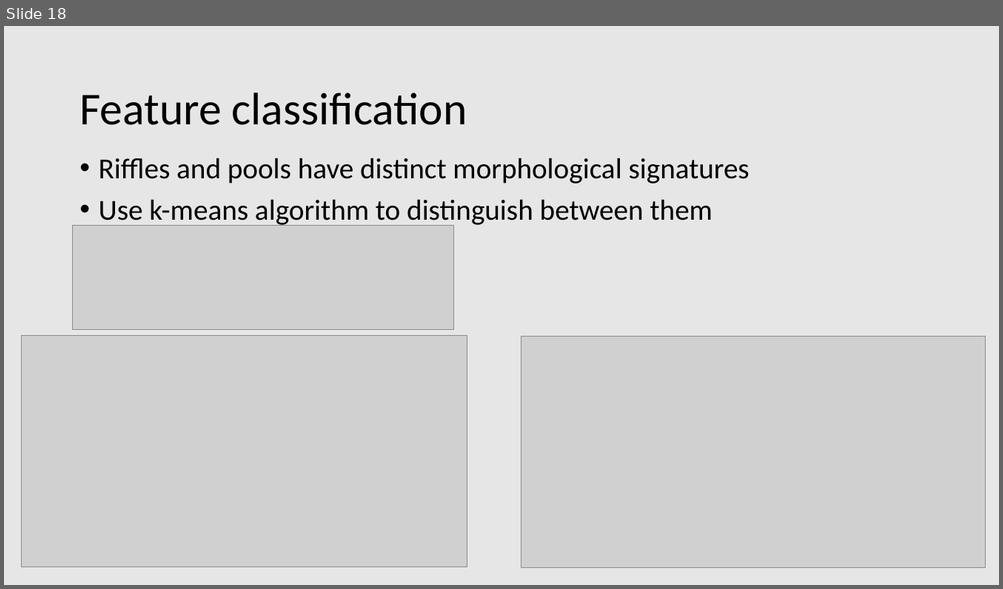
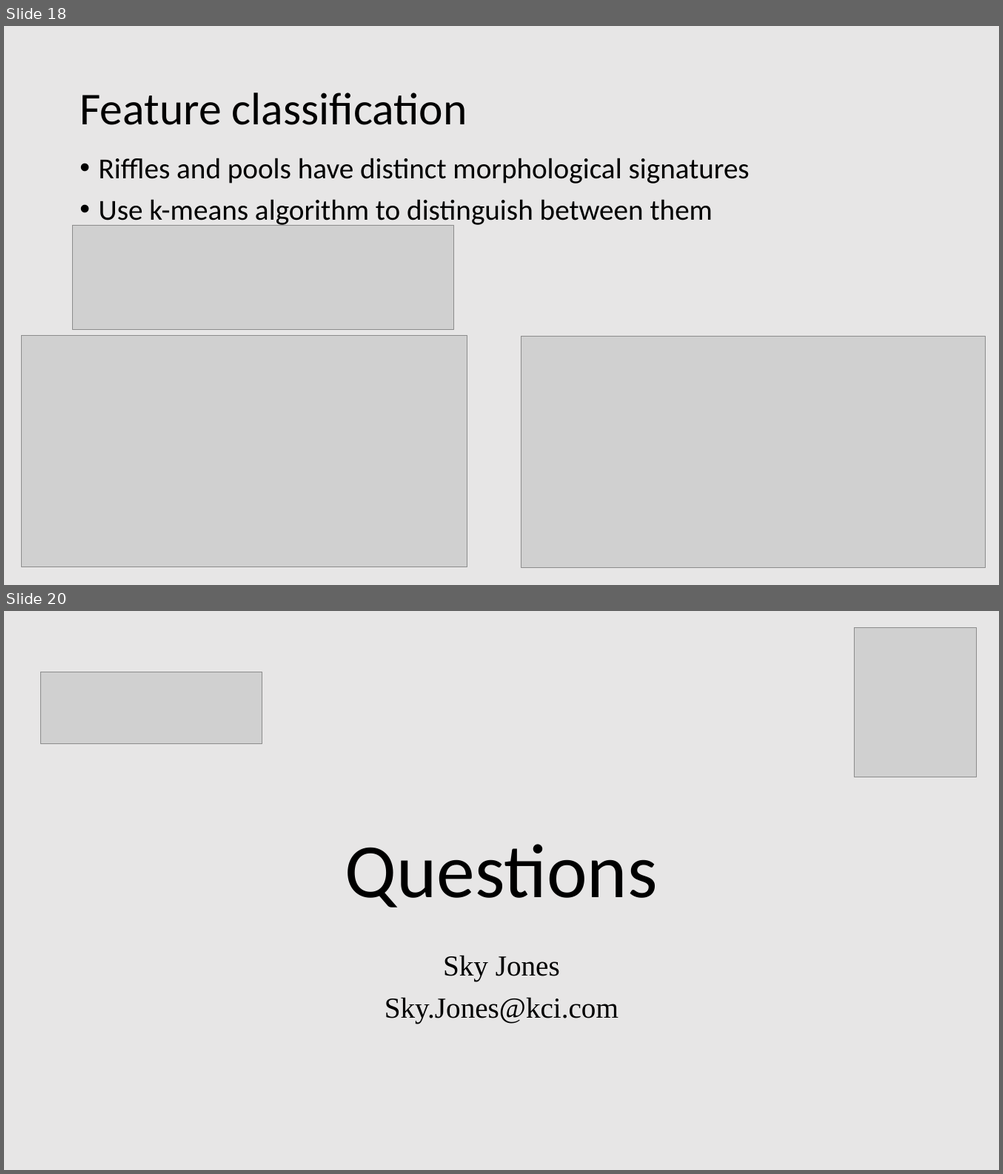
Before and after one commit to rsjones94/presentation-materials, a slide deck: TNAWRA_4-10-2019/jones_randall_pyfluv.pptx. Shown one above the other, each under a label of ours: slide 18 before the commit, slides 18 and 20 after it; the slides between them are not shown. The pictures are 1003x589 and 1003x1174 pixels, drawn with LibreOffice and Linux fonts; fonts in the diff are those of the drawing; grey boxes stand for pictures; background and template pictures are left out. Boxes give left, top, right and bottom in pixels: in the first picture for what was removed or moved away, otherwise in the second. Text is boxed around its words. In the diff, an @@ line names an element or a change of style, - is before the commit and + after.

```diff
--- a/TNAWRA_4-10-2019/jones_randall_pyfluv.pptx
+++ b/TNAWRA_4-10-2019/jones_randall_pyfluv.pptx
@@ slide 20 added at <box>4,611,999,1170</box>, background #E7E6E6 @@
@@ picture added at <box>854,627,976,777</box> @@
@@ picture added at <box>40,672,262,744</box> @@
@@ title added at <box>345,844,657,908</box>, 74 pt, text #000000 @@
+Questions
@@ text added at <box>384,955,618,1023</box>, 28 pt, text #000000 @@
+Sky Jones
+Sky.Jones@kci.com
```
Also in this commit, not shown: 3 slides changed, 1 slide removed, 1 other file.
